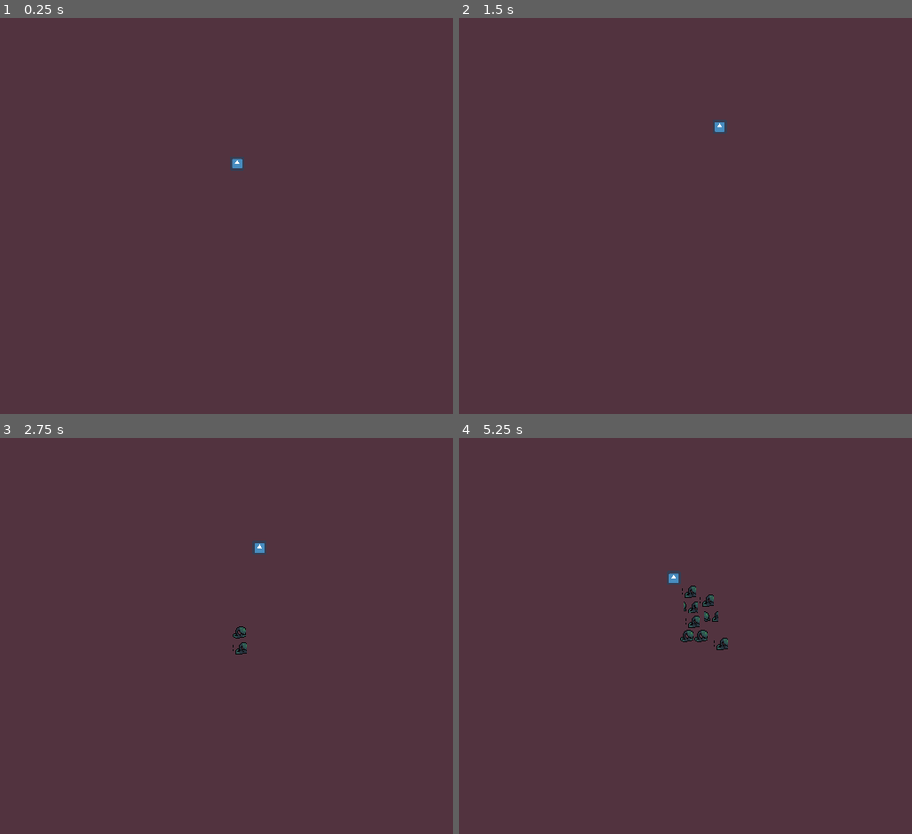
Above: before the commit, frames 1-4 (two rows, left to right).
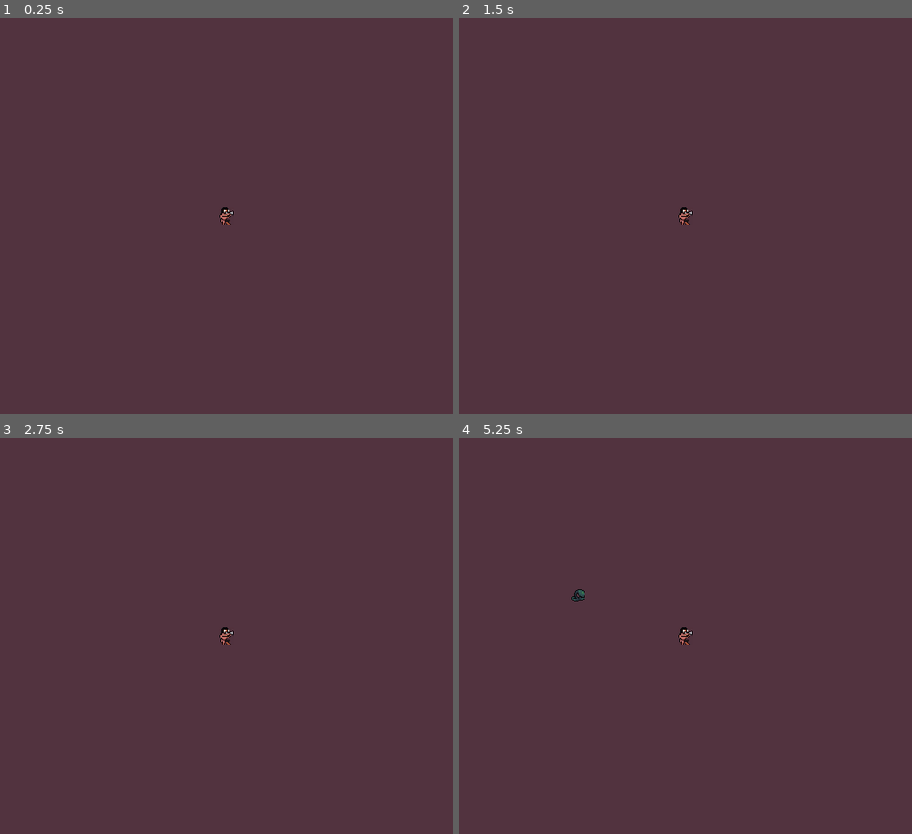
Above: after the commit, the same moments.

Repository: loteque/wasteland-warrior
Game: Godot game, scene res://test/MobSpawnerTest.tscn
The game is run twice, just before and just after one commit, with the same random seed, the same clock (stepped at 60 frames per second) and the same inputs. This scene is started directly instead of the project's main scene. The engine's default icon, where the game draws it, is replaced by a stand-in: a white triangle on a blue panel in a dark square.
Inputs:
- Up to frame 1 (0.25 s): no input
- Up to frame 2 (1.5 s): tap Enter at 0.5 s; hold Right (ui_right) 0.53-1.28 s; hold Down (ui_down) from 1.28 s (still down)
- Up to frame 3 (2.75 s): tap Space at 2 s; release Down (ui_down) at 2.03 s; hold Right (ui_right) from 2.03 s (still down)
- Up to frame 4 (5.25 s): release Right (ui_right) at 2.78 s; hold Up (ui_up) 2.78-3.53 s; hold Left (ui_left) 3.53-5.03 s; hold Down (ui_down) from 5.03 s (still down)

The runs differ from the first frame. In frame 1, 0.2% of the frame differs, in the area x 48-54%, y 35-53%; in frame 2, 0.2%; in frame 3, 0.3%; in frame 4, 0.7%, in the area x 24-60%, y 33-54%.

Commit message:
Adds enemy spawning outt of view and player sprite
Adds a Path2D to spawn mobs outside view and a player sprite.

Closes #54

Diff:
--- a/project/src/CameraController.gd
+++ /dev/null
@@ -1,21 +0,0 @@
-extends Position2D
-
-export(float) var speed = 10.5
-
-func _physics_process(delta: float) -> void:
-	signal_cam_pos_updated()
-	move(delta)
-
-func move(delta) -> void:
-	if Input.is_action_pressed("ui_up"):
-		position.y -= speed * delta
-	if Input.is_action_pressed("ui_down"):
-		position.y += speed * delta
-	if Input.is_action_pressed("ui_left"):
-		position.x -= speed * delta
-	if Input.is_action_pressed("ui_right"):
-		position.x += speed * delta
-
-func signal_cam_pos_updated() -> void:
-	if Engine.get_physics_frames() % 15 == 0:
-		Signals.emit_signal("updated_camera_pos", global_position)
--- a/project/src/CameraController.tscn
+++ /dev/null
@@ -1,10 +0,0 @@
-[gd_scene load_steps=2 format=2]
-
-[ext_resource path="res://src/CameraController.gd" type="Script" id=1]
-
-[node name="ProtoCam" type="Position2D"]
-script = ExtResource( 1 )
-speed = 200.0
-
-[node name="Camera2D" type="Camera2D" parent="."]
-current = true
--- a/project/src/Main.tscn
+++ b/project/src/Main.tscn
@@ -1,12 +1,11 @@
 [gd_scene load_steps=3 format=2]
 
-[ext_resource path="res://src/CameraController.tscn" type="PackedScene" id=1]
+[ext_resource path="res://src/PlayerController.tscn" type="PackedScene" id=1]
 [ext_resource path="res://src/BackgroundGenerator.tscn" type="PackedScene" id=2]
 
 [node name="Main" type="Node2D"]
 
 [node name="BackgroundGenerator" parent="." instance=ExtResource( 2 )]
 
-[node name="CameraController" parent="." instance=ExtResource( 1 )]
-position = Vector2( 512, 448 )
-speed = 400.0
+[node name="PlayerController" parent="." instance=ExtResource( 1 )]
+z_index = 1
--- /dev/null
+++ b/project/src/PlayerCamera.gd
@@ -0,0 +1,14 @@
+extends Camera2D
+
+
+export var update_period := 15
+
+func _physics_process(delta: float) -> void:
+	if is_update_frame():
+		signal_cam_pos_updated()
+
+func is_update_frame():
+	return Engine.get_physics_frames() % update_period == 0
+
+func signal_cam_pos_updated() -> void:
+	Signals.emit_signal("updated_camera_pos", global_position)
--- a/project/src/PlayerController.tscn
+++ b/project/src/PlayerController.tscn
@@ -1,11 +1,19 @@
-[gd_scene load_steps=3 format=2]
+[gd_scene load_steps=5 format=2]
 
 [ext_resource path="res://src/PlayerController.gd" type="Script" id=1]
-[ext_resource path="res://icon.png" type="Texture" id=2]
+[ext_resource path="res://assets/char/warrior-temp.jpg" type="Texture" id=2]
+[ext_resource path="res://src/PlayerCamera.gd" type="Script" id=3]
+[ext_resource path="res://src/mobs/MobSpawner.tscn" type="PackedScene" id=4]
 
-[node name="PlayerController" type="KinematicBody2D"]
+[node name="PlayerController" type="KinematicBody2D" groups=["player"]]
 script = ExtResource( 1 )
 
 [node name="Sprite" type="Sprite" parent="."]
-scale = Vector2( 0.25, 0.25 )
+scale = Vector2( 0.15, 0.15 )
 texture = ExtResource( 2 )
+
+[node name="PlayerCamera" type="Camera2D" parent="."]
+current = true
+script = ExtResource( 3 )
+
+[node name="MobSpawner" parent="." instance=ExtResource( 4 )]
--- a/project/src/RandomUtils.gd
+++ b/project/src/RandomUtils.gd
@@ -1,4 +1,3 @@
-tool
 extends Object
 class_name RandomUtils
 
@@ -7,10 +6,10 @@
 func _ready():
 	rand.randomize()
 
-static func generate_random_binary() -> int:
-	return randi() % 2
+func generate_random_binary() -> int:
+	return rand.randi() % 2
 
-static func generate_random_sign():
+func generate_random_sign():
 	if generate_random_binary():
 		return 1
 	return -1
--- a/project/src/mobs/Mob.gd
+++ b/project/src/mobs/Mob.gd
@@ -3,9 +3,11 @@
 
 export var speed = 20
 export var MIN_CHASE_DISTANCE_PIXELS = 1
-export var player_node_path = "/root/MobTest/PlayerController"
 
-onready var target = get_node(player_node_path)
+onready var target = get_tree().get_nodes_in_group("player")[0]
+
+func _ready():
+	pass
 
 func _init(target = target):
 	self.target = target
--- a/project/src/mobs/Mob.tscn
+++ b/project/src/mobs/Mob.tscn
@@ -36,15 +36,16 @@
 } ]
 
 [node name="Mob" type="KinematicBody2D" groups=["mobs"]]
+z_index = 2
 collision/safe_margin = 0.001
 script = ExtResource( 2 )
 
 [node name="MobAnimatedSprite" type="AnimatedSprite" parent="."]
 frames = SubResource( 1 )
 animation = "Move"
-frame = 1
+frame = 4
 speed_scale = 2.0
 playing = true
 
 [node name="MobCollisionPolygon2D" type="CollisionPolygon2D" parent="."]
-polygon = PoolVector2Array( 8, 8, 8, -8, -7, -8, -8, 9 )
+polygon = PoolVector2Array( 6, 8, 8, -4, -4, -4, -6, 8 )
--- a/project/src/mobs/MobSpawner.gd
+++ b/project/src/mobs/MobSpawner.gd
@@ -1,78 +1,43 @@
 extends Node2D
 class_name MobSpawner
 
-const RandomUtils = preload("res://src/RandomUtils.gd")
+var RandomUtils = preload("res://src/RandomUtils.gd").new()
 
-export var spawn_rate: float = 5.0
+export var spawn_interval: int = 60
+export var spawn_group_size: int = 80
 export var mob_scene: PackedScene
-export var MAX_MOB_COUNT := 100
+export var MAX_MOB_COUNT := 50
 
-export var player_node_path = "/root/MobSpawnerTest/PlayerController"
-var spawn_timer: Timer
+onready var path: Path2D = $SpawnerPath2D
+onready var curve: Curve2D = path.curve
+onready var num_points = len(curve.get_baked_points())
+onready var mob_parent = get_node("/root/")
+onready var timer = $SpawnInterval
 
 func _ready():
-	pass
-#	spawn_timer.connect("timeout", self, "spawn_enemy")
-#	add_child(spawn_timer)
-#	spawn_timer.wait_time = 1 / spawn_rate
-#	spawn_timer.start()
-
+	spawn_mob_group()
 
 func get_mob_count():
 	return len(get_tree().get_nodes_in_group("mobs"))
 
-func _process(delta):
-	if randf() < spawn_rate * delta and is_below_max_mob_count():
+func spawn_mob_group():
+	for i in spawn_group_size:
 		spawn_mob()
 
 func is_below_max_mob_count():
 	return get_mob_count() < MAX_MOB_COUNT
 
-func create_mob(position: Vector2) -> Mob:
+func instance_mob(position: Vector2) -> Mob:
 	var mob = mob_scene.instance()
-	mob.player_node_path = player_node_path
-	mob.position = position
+	mob.global_position = position
 	return mob
 
 func spawn_mob():
-	var margin = 50
-	var viewport_rect = get_viewport_rect()
-	print(viewport_rect)
-	var spawn_rect = Rect2(
-		viewport_rect.position,
-		viewport_rect.size + Vector2(margin * 2, margin * 2)
-	)
-	var spawn_position = Vector2(
-		rand_range(spawn_rect.position.x, spawn_rect.end.x),
-		rand_range(spawn_rect.position.y, spawn_rect.end.y)
-	)
+	var random_index = RandomUtils.rand.randi_range(0, num_points - 1)
+	var spawn_position = path.curve.get_baked_points()[random_index] + path.global_position
+	var mob_instance = instance_mob(spawn_position)
+	mob_parent.add_child(mob_instance)
 
-	spawn_position = get_random_spawn_location()
-
-	var mob_instance = create_mob(spawn_position)
-	add_child(mob_instance)
-
-func calculate_random_position_outside_view():
-	var MAX_SPAWN_DISTANCE = 50
-	var viewport_rect = get_viewport_rect()
-	var viewport_size = viewport_rect.size
-	var half_screen_width = viewport_size.x / 2.0
-	var half_screen_height = viewport_size.y / 2.0
-	var max_x_spawn_distance = half_screen_width + MAX_SPAWN_DISTANCE
-	var max_y_spawn_distance = half_screen_height + MAX_SPAWN_DISTANCE
-	var x = get_random_x(half_screen_width, max_x_spawn_distance)
-	var y = get_random_y(half_screen_height, max_y_spawn_distance)
-	return Vector2(x, y)
-
-func get_random_x(half_screen_width, max_x_spawn_distance) -> float:
-	var x_distance = rand_range(half_screen_width, max_x_spawn_distance)
-	var sign_mult = RandomUtils.generate_random_sign()
-	return sign_mult * x_distance
-
-func get_random_y(half_screen_height, max_y_spawn_distance) -> float:
-	var y_distance = rand_range(half_screen_height, max_y_spawn_distance)
-	var sign_mult = RandomUtils.generate_random_sign()
-	return sign_mult * y_distance
-
-func get_random_spawn_location():
-	return calculate_random_position_outside_view()
+func _on_SpawnInterval_timeout():
+	if is_below_max_mob_count():
+		spawn_mob_group()
--- /dev/null
+++ b/project/src/mobs/MobSpawner.tscn
@@ -0,0 +1,24 @@
+[gd_scene load_steps=4 format=2]
+
+[ext_resource path="res://src/mobs/MobSpawner.gd" type="Script" id=1]
+[ext_resource path="res://src/mobs/Mob.tscn" type="PackedScene" id=2]
+
+[sub_resource type="Curve2D" id=1]
+_data = {
+"points": PoolVector2Array( 0, 0, 0, 0, -39, -103, 0, 0, 0, 0, 130.198, -108.756, 0, 0, 0, 0, 309.733, -110.877, 0, 0, 0, 0, 568, -111, 0, 0, 0, 0, 571, 450, 0, 0, 0, 0, -59, 461, 0, 0, 0, 0, -46, -93 )
+}
+
+[node name="MobSpawner" type="Node2D"]
+script = ExtResource( 1 )
+mob_scene = ExtResource( 2 )
+
+[node name="SpawnerPath2D" type="Path2D" parent="."]
+modulate = Color( 1, 1, 1, 0.329412 )
+position = Vector2( -249, -177 )
+curve = SubResource( 1 )
+
+[node name="SpawnInterval" type="Timer" parent="."]
+wait_time = 5.0
+autostart = true
+
+[connection signal="timeout" from="SpawnInterval" to="." method="_on_SpawnInterval_timeout"]
--- a/project/test/DummyPlayerController.gd
+++ /dev/null
@@ -1,21 +0,0 @@
-extends KinematicBody2D
-
-export var speed := 50
-
-func _physics_process(delta):
-	var motion = Vector2.ZERO
-
-	if Input.is_action_pressed("ui_up"):
-		motion.y -= 1
-
-	if Input.is_action_pressed("ui_down"):
-		motion.y += 1
-
-	if Input.is_action_pressed("ui_left"):
-		motion.x -= 1
-
-	if Input.is_action_pressed("ui_right"):
-		motion.x += 1
-
-	motion = motion.normalized() * speed
-	move_and_slide(motion)
--- a/project/test/MobSpawnerTest.tscn
+++ b/project/test/MobSpawnerTest.tscn
@@ -1,34 +1,14 @@
-[gd_scene load_steps=7 format=2]
+[gd_scene load_steps=4 format=2]
 
-[ext_resource path="res://src/mobs/MobSpawner.gd" type="Script" id=1]
-[ext_resource path="res://src/mobs/Mob.tscn" type="PackedScene" id=2]
+[ext_resource path="res://src/mobs/MobSpawner.tscn" type="PackedScene" id=1]
+[ext_resource path="res://src/PlayerController.tscn" type="PackedScene" id=2]
 [ext_resource path="res://test/PlayerSimulator.gd" type="Script" id=4]
-[ext_resource path="res://test/DummyPlayerController.gd" type="Script" id=5]
-[ext_resource path="res://icon.png" type="Texture" id=6]
-
-[sub_resource type="Curve2D" id=1]
-_data = {
-"points": PoolVector2Array(  )
-}
 
 [node name="MobSpawnerTest" type="Node2D"]
 
-[node name="MobSpawner" type="Node2D" parent="."]
-script = ExtResource( 1 )
-mob_scene = ExtResource( 2 )
-player_node_path = "/root/MobSpawnerTest/DummyPlayerController"
+[node name="MobSpawner" parent="." instance=ExtResource( 1 )]
 
-[node name="Path2D" type="Path2D" parent="MobSpawner"]
-position = Vector2( 44, 28 )
-curve = SubResource( 1 )
+[node name="PlayerController" parent="." instance=ExtResource( 2 )]
 
-[node name="DummyPlayerController" type="KinematicBody2D" parent="."]
-position = Vector2( 268, 177 )
-script = ExtResource( 5 )
-
-[node name="Sprite" type="Sprite" parent="DummyPlayerController"]
-scale = Vector2( 0.25, 0.25 )
-texture = ExtResource( 6 )
-
-[node name="PlayerSimulator" type="Node" parent="DummyPlayerController"]
+[node name="PlayerSimulator" type="Node" parent="PlayerController"]
 script = ExtResource( 4 )
--- /dev/null
+++ b/project/test/PlayerControllerTest.tscn
@@ -0,0 +1,11 @@
+[gd_scene load_steps=3 format=2]
+
+[ext_resource path="res://src/PlayerController.tscn" type="PackedScene" id=1]
+[ext_resource path="res://test/PlayerSimulator.gd" type="Script" id=2]
+
+[node name="PlayerControllerTest" type="Node2D"]
+
+[node name="PlayerController" parent="." instance=ExtResource( 1 )]
+
+[node name="PlayerSimulator" type="Node" parent="PlayerController"]
+script = ExtResource( 2 )
Binary file added: project/assets/char/warrior-temp.jpg
Not shown, added: project/assets/char/warrior-temp.jpg.import
